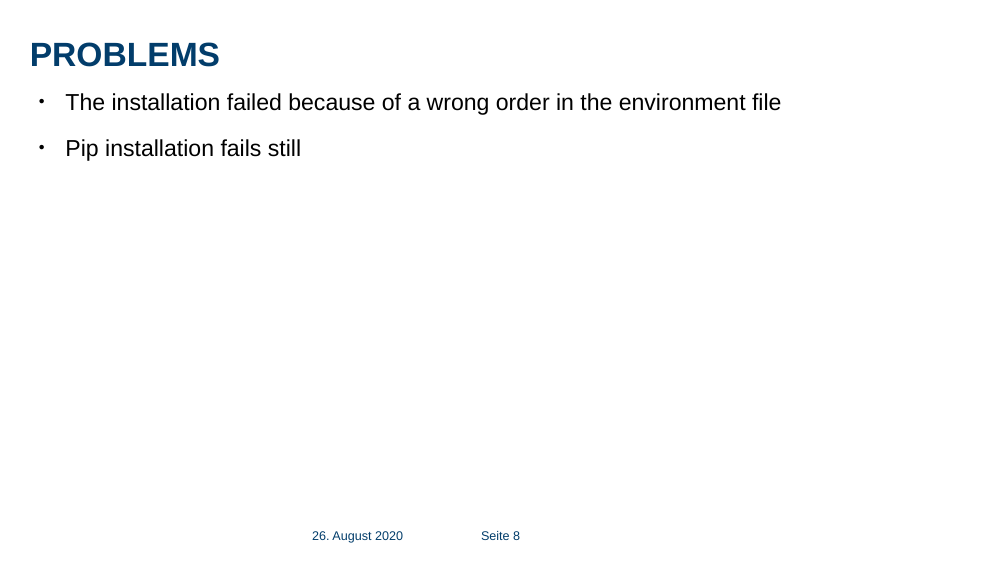
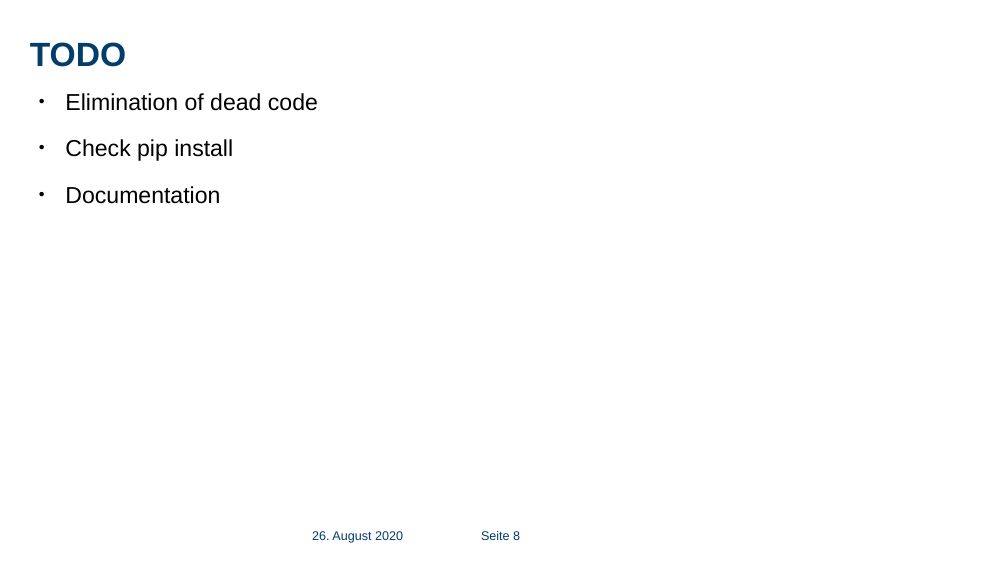
Before and after one commit to lkurth2001/JuMEG_Installer, a slide deck: slide 8 of JuMEG_Installer_Presentation.odp. Drawn at 1008x567 pixels with LibreOffice and Linux fonts; fonts in the diff are those of the drawing; background and template pictures are left out. Boxes give left, top, right and bottom in pixels: in the first picture for what was removed or moved away, otherwise in the second. Text is boxed around its words. In the diff, an @@ line names an element or a change of style, - is before the commit and + after.

```diff
--- a/JuMEG_Installer_Presentation.odp
+++ b/JuMEG_Installer_Presentation.odp
@@ title at (x1=30, y1=42, x2=126, y2=67): text changed @@
-PROBLEMS
+TODO
@@ text at (x1=65, y1=93, x2=318, y2=204): text changed @@
-● The installation failed because of a wrong order in the environment file
-● Pip installation fails still
+● Elimination of dead code
+● Check pip install
+● Documentation
```
Also in this commit, not shown: 1 other slide changed, 1 other file.
